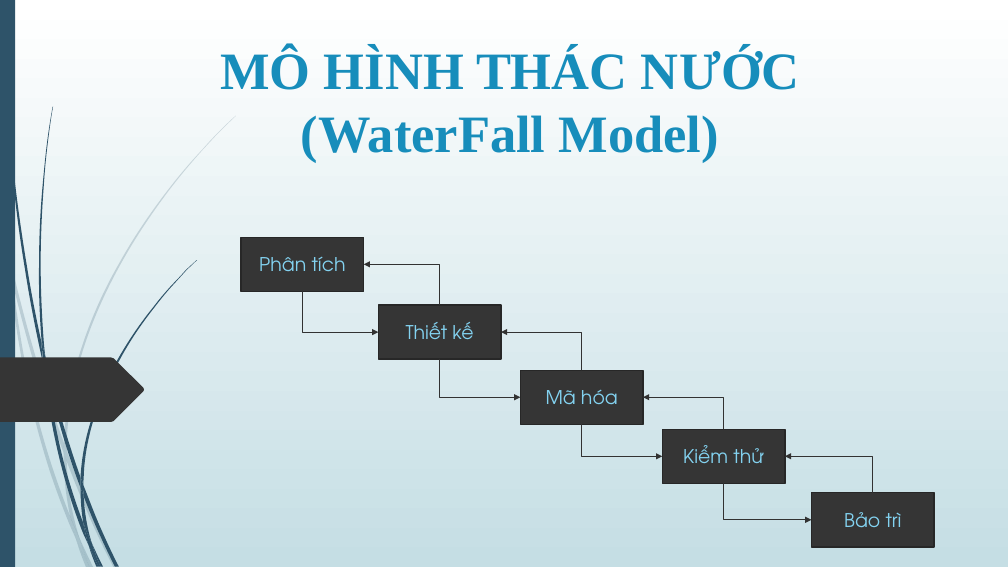
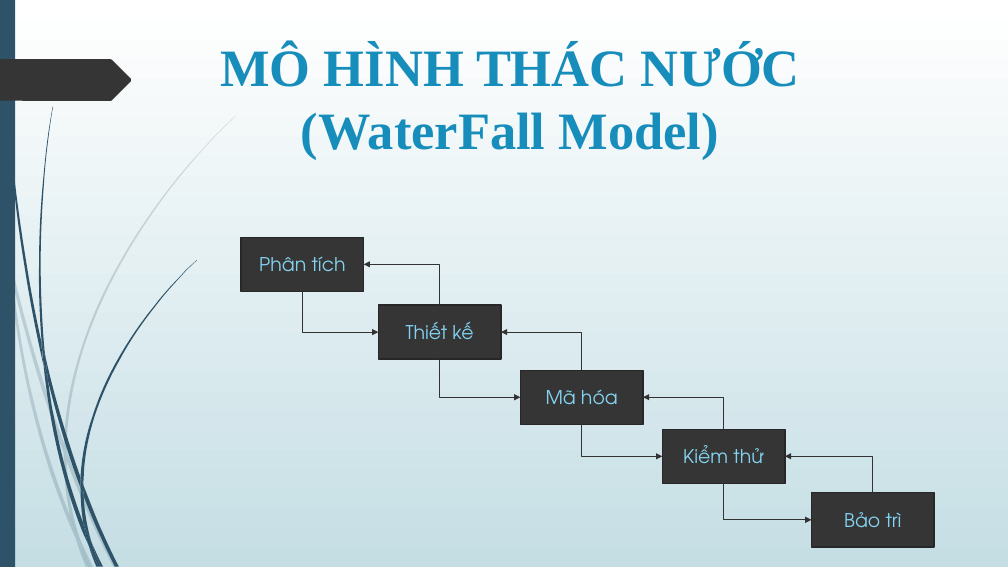
Before and after one commit to vanhoinguyen/QUANLYKHACHSAN_G4_TEAM, a slide deck: slide 1 of Báo Cáo/SEMINAR_NHOM_G4.pptx. Drawn at 1008x567 pixels with LibreOffice and Linux fonts; fonts in the diff are those of the drawing. Boxes give left, top, right and bottom in pixels: in the first picture for what was removed or moved away, otherwise in the second. Text is boxed around its words. In the diff, an @@ line names an element or a change of style, - is before the commit and + after.

```diff
--- a/Báo Cáo/SEMINAR_NHOM_G4.pptx
+++ b/Báo Cáo/SEMINAR_NHOM_G4.pptx
@@ freeform shape: place and size @@
-freeform shape at box(0, 358, 144, 422)
+freeform shape at box(0, 59, 132, 101)
@@ text "MÔ HÌNH THÁC NƯỚC (WaterFall ..." at box(220, 45, 800, 160): vertical alignment bottom to top @@
```
Also in this commit, not shown: 3 other slides changed, 2 slides added, 1 other file.
